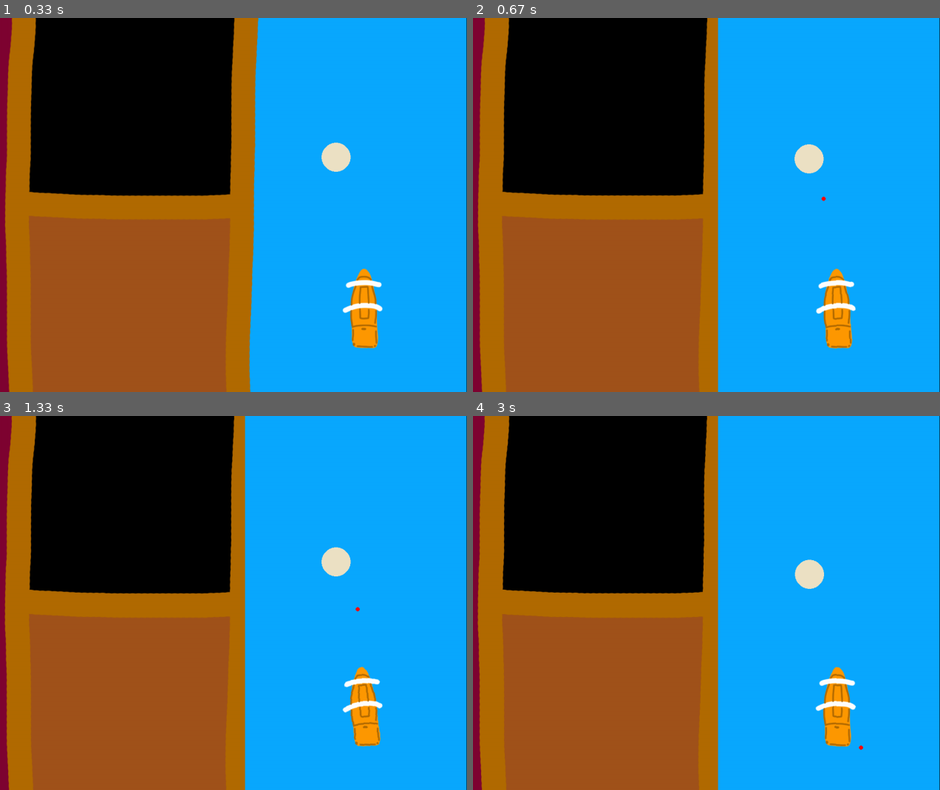
Above: before the commit, frames 1-4 (two rows, left to right).
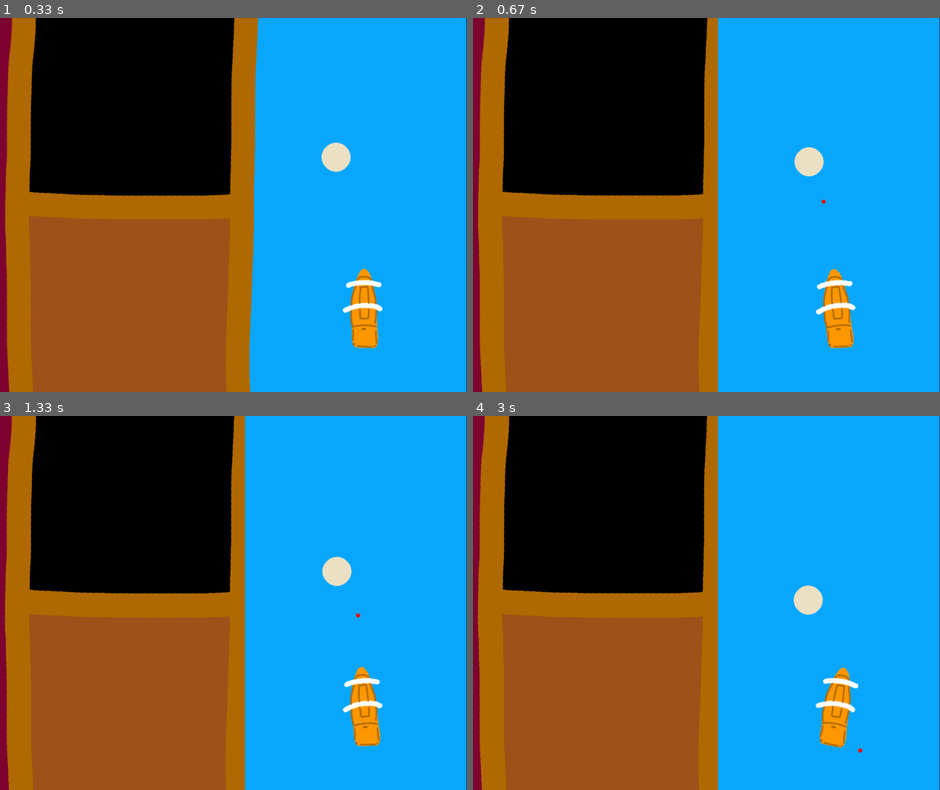
Above: after the commit, the same moments.

Repository: coffeemakingtoaster/Pyrates-pygame30
Game: pygame game, started from src/game_ui.py
Same seed, same stepped clock (60 frames per second), same inputs: the game is played once before the commit and once after it.
Inputs (mouse positions are in pixels of both pictures, inside the frame that each line leads up to):
- Up to frame 1 (0.33 s): no input
- Up to frame 2 (0.67 s): click (823, 193) at 0.38 s
- Up to frame 3 (1.33 s): click (354, 603) at 0.72 s
- Up to frame 4 (3 s): click (851, 733) at 1.55 s; click (827, 603) at 2.38 s; click (860, 745) at 2.72 s

Frame 1 is identical in both runs. In frame 2, 0.5% of the frame differs, in the area x 68-82%, y 33-89%; in frame 3, 0.4%; in frame 4, 1.5%, in the area x 68-84%, y 38-91%.

Commit message:
Schiff speed fix

Diff:
--- a/src/game_ui.py
+++ b/src/game_ui.py
@@ -56,10 +56,12 @@
     inity = 0
     dot_map_x = 0
     dot_map_y = 0
-    hitradius = 50
+    hitradius = 20
     currentangle = 0
     island_demo_x = 1250
     island_demo_y = 300
+    speed = 0.7
+    rotation_speed = 0.3
 
     pygame.draw.ellipse(screen, (237, 226, 197), pygame.Rect(island_demo_x, island_demo_y, 70, 70))
     while running:
@@ -77,8 +79,6 @@
                 dot_map_y = 900 - mouse_y + ship_map_y - 200
                 angle = (180 / math.pi) * -math.atan2((mouse_y - 700), (mouse_x - 1350))
                 pygame.draw.rect(screen, (10, 169, 255), ship_movement_UI)
-
-                # screen.blit(rotate_image(ship,angle-90), (1250, 600))
                 screen.blit(overlay, (0, 0))
                 pygame.draw.ellipse(screen, (255, 0, 0), pygame.Rect(mouse_x, mouse_y, 10, 10))
                 dotexists = True
@@ -89,17 +89,17 @@
 
         if dotexists and (
                 ship_map_x - dot_map_x < -hitradius or ship_map_x - dot_map_x > hitradius or ship_map_y - dot_map_y > hitradius or ship_map_y - dot_map_y < -hitradius):
-            initx -= x_speed * 0.3
-            inity += y_speed * 0.3
+            initx -= x_speed * speed
+            inity += y_speed * speed
             pygame.draw.rect(screen, (10, 169, 255), ship_movement_UI)
             pygame.draw.ellipse(screen, (255, 0, 0), pygame.Rect(initx, inity, 10, 10))
 
-            island_demo_x -= x_speed * 0.3
-            island_demo_y += y_speed * 0.3
+            island_demo_x -= x_speed * speed
+            island_demo_y += y_speed * speed
             pygame.draw.ellipse(screen, (237, 226, 197), pygame.Rect(island_demo_x, island_demo_y, 70, 70))
 
-            ship_map_x += x_speed * 0.3
-            ship_map_y += y_speed * 0.3
+            ship_map_x += x_speed * speed
+            ship_map_y += y_speed * speed
 
 
             angle = (180 / math.pi) * -math.atan2((inity - 700), (initx - 1350))
@@ -109,14 +109,14 @@
             # Rotation
             # ----------------------------------------------------------
             if currentangle > -90 and ((angle - 90) - currentangle) < -180:
-                currentangle += 0.1
+                currentangle += rotation_speed
             elif currentangle < -90 and ((angle - 90) - currentangle) > 180:
-                currentangle -= 0.1
+                currentangle -= rotation_speed
             else:
                 if currentangle < angle - 90:
-                    currentangle += 0.1
+                    currentangle += rotation_speed
                 elif currentangle > angle - 90:
-                    currentangle -= 0.1
+                    currentangle -= rotation_speed
             if currentangle < -279.5:
                 currentangle = 89.5
             elif currentangle > 89.5:
